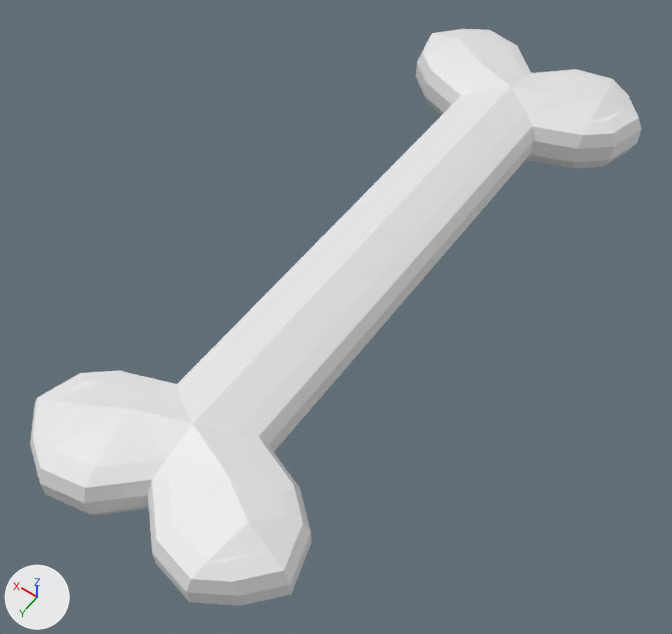
A saved change to the Blender file Assets/Models/Gems.blend.
Camera for both pictures: a 50 mm camera at (-3.18, 5.49, 4.62) aimed at (-0.98, 2.4, -0.24). Arrows for +X, +Y and +Z are at lower left; the lights stay in place. The same objects are shown in both versions, whatever each file hides.

In view in the first picture: 'Bone'.
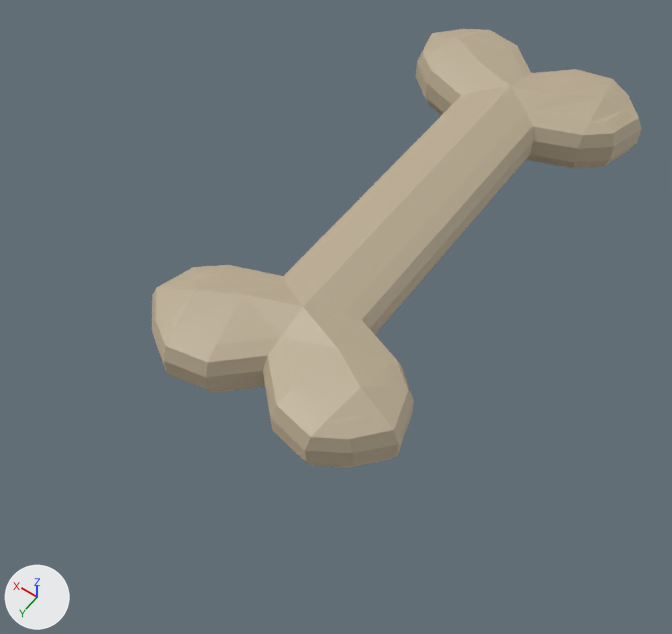
The change, as a diff of the scene's bpy script:
```diff
--- a/Assets/Models/Gems.blend.py
+++ b/Assets/Models/Gems.blend.py
@@ mat_bonemat @@
+mat_bonemat = principled_material('BoneMat')
+mat_bonemat.base_color = (0.538, 0.451, 0.317)  # beige #c2b399
+mat_bonemat.transmission_weight = 0.0818
+mat_bonemat.sheen_weight = 0.382
+mat_bonemat.sheen_tint = (1.0, 0.779, 0.504)  # beige #ffe4bc
@@ me_cube_006 @@
 me_cube_006.from_pydata(...)  # 204 vertices, 218 faces; spans x -1.93..-0.07, y -0.47..4.47, z -0.26..0.26
 # used by ob_bone; location = (0.0, 0.0, 0.0)
+# me_cube_006 part 1: all 102 vertices in x -1.93..-0.07, y 3.44..4.47, z -0.26..0.26 are moved by (0.0, -1.0, 0.0)
+me_cube_006.materials.append(mat_bonemat)  # beige #c2b399
```

Location of each change, [x1, y1, x2, y2] in pixels of the pictures (672 x 634 px; the box of a moved part takes in the faces that stretch with it):
'Bone', recoloured, reshaped (white to beige, 20% narrower, 24% shorter): before [30, 29, 642, 606]; after [152, 29, 642, 468]
part 1 of me_cube_006, moved or reshaped: before [30, 91, 533, 606]; after [152, 91, 533, 468]
